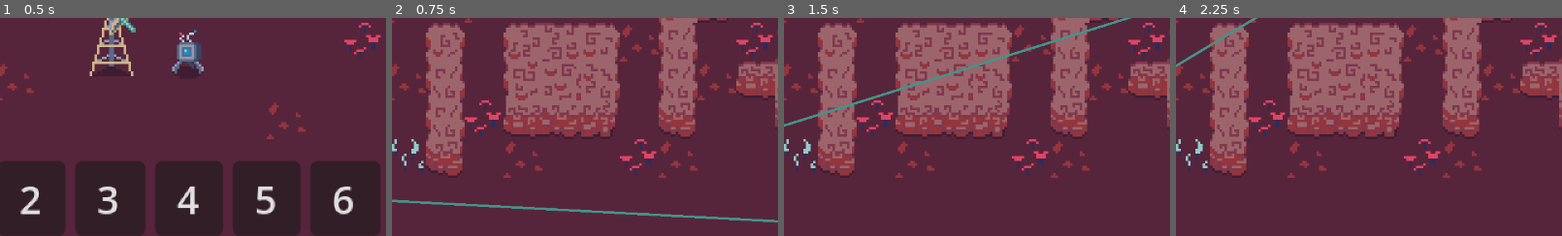
Above: before the commit, frames 1-4 (left to right).
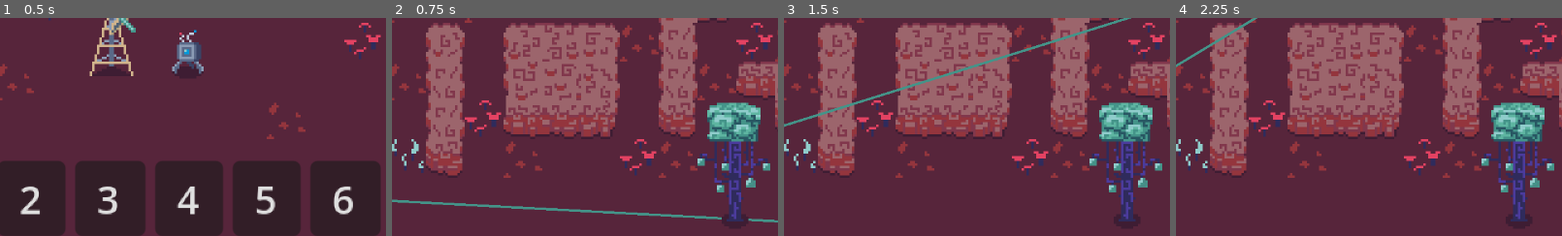
Above: after the commit, the same moments.

Repository: YannVeld/LD59
Game: Godot game, scene res://game_menu.tscn
Two runs of this game, one before a commit and one after it. Both use one fixed random seed, a clock stepped at 60 frames per second and the inputs below.
Inputs (mouse positions are % of the whole screen's width and height, from its top left):
- Up to frame 1 (0.5 s): no input
- Up to frame 2 (0.75 s): click "1" at 0.5 s
- Up to frame 3 (1.5 s): tap Enter at 1.25 s; move the mouse to (72, 45) at 1.27 s; hold D (move_right) from 1.28 s (still down)
- Up to frame 4 (2.25 s): move the mouse to (30, 55) at 2.02 s; release D (move_right) at 2.03 s; hold Down (move_down) from 2.03 s (still down)
The pictures show only the part of the screen within x 30-80%, y 43-93%; the shares and areas given below are measured in that part.

Frame 1 is identical in both runs. In frame 2, 4.7% of the frame differs, in the area x 79-98%, y 38-97%; in frame 3, 4.7%; in frame 4, 4.7%.

Commit message:
Added first fruit tree

Diff:
--- a/main_scene.tscn
+++ b/main_scene.tscn
@@ -10,6 +10,7 @@
 [ext_resource type="Script" uid="uid://nmem2o8mu50w" path="res://Scripts/transmitter.gd" id="8_7ycvg"]
 [ext_resource type="Texture2D" uid="uid://bt53fojy52l78" path="res://Sprites/TowerDish3.png" id="9_qwutr"]
 [ext_resource type="Script" uid="uid://cl46k24n6f784" path="res://Scripts/tower_dish.gd" id="9_wr18j"]
+[ext_resource type="Texture2D" uid="uid://nnddd1nwg88d" path="res://Sprites/FruitTree1.png" id="11_qwutr"]
 
 [sub_resource type="TileSetAtlasSource" id="TileSetAtlasSource_hq1ik"]
 resource_name = "Terrain"
@@ -1323,4 +1324,8 @@
 
 [node name="SignalPackets" type="Node" parent="." unique_id=942323314]
 
+[node name="FruitTree1" type="Sprite2D" parent="." unique_id=1557145376]
+position = Vector2(240, 139)
+texture = ExtResource("11_qwutr")
+
 [connection signal="area_entered" from="Robot/Area2D_for_reception" to="Robot" method="_on_area_2d_for_reception_area_entered"]
Binary file added: Sprites/FruitTree1.png
Not shown, added: Sprites/FruitTree1.png.import
